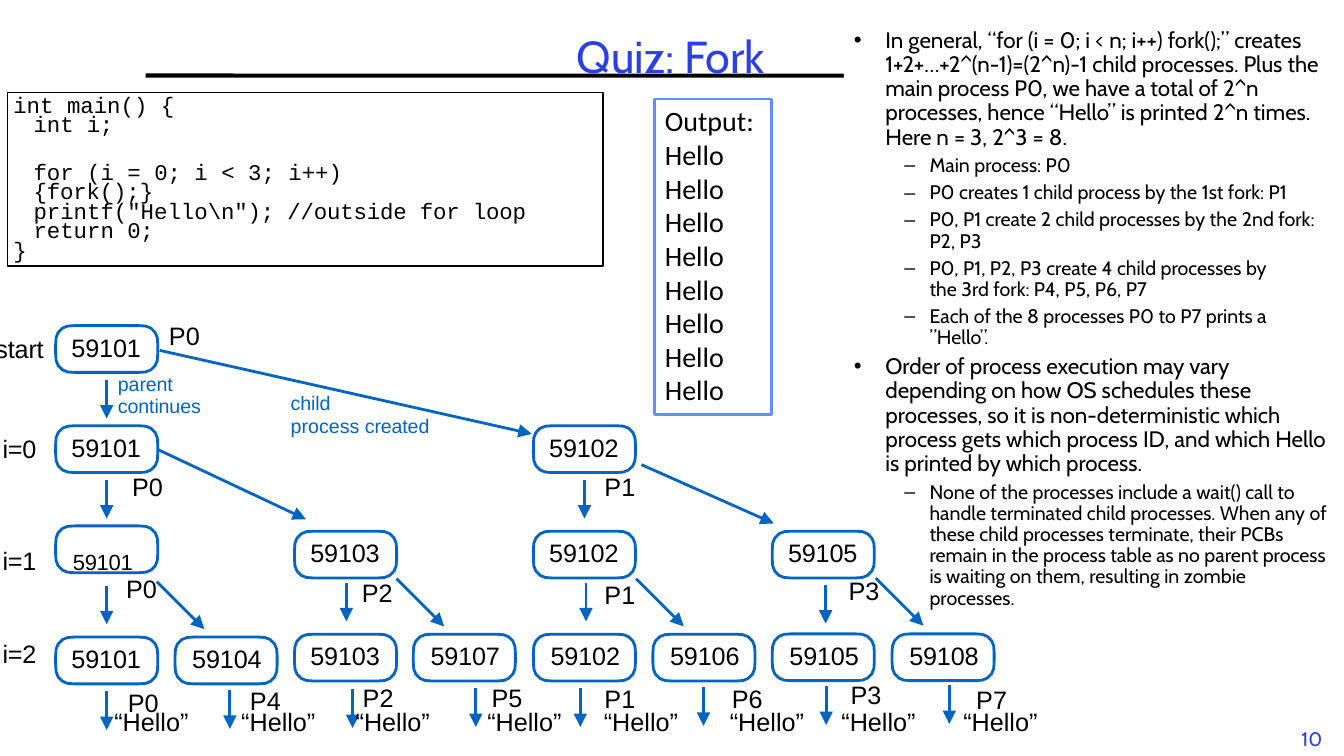
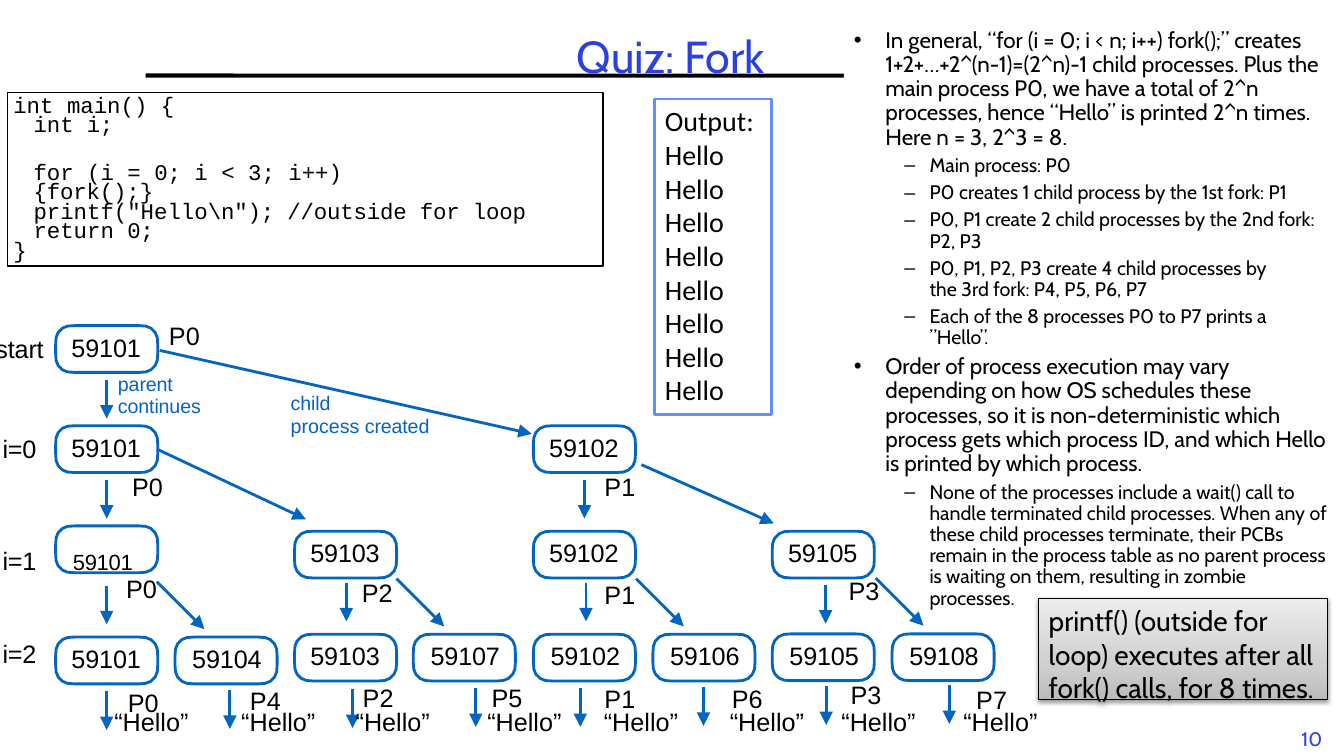
Before and after one commit to guhofstra/CSC112Fa26, a slide deck: slide 10 of PPTs/L2-Exercises ANS.pptx. Drawn at 1344x756 pixels with LibreOffice and Linux fonts; fonts in the diff are those of the drawing. Boxes give left, top, right and bottom in pixels: in the first picture for what was removed or moved away, otherwise in the second. Text is boxed around its words. In the diff, an @@ line names an element or a change of style, - is before the commit and + after.

```diff
--- a/PPTs/L2-Exercises ANS.pptx
+++ b/PPTs/L2-Exercises ANS.pptx
@@ rectangle added at (1038,599,1327,700), fill gradient #BDBDBD to #D1D1D1 to #EEEEEE, outline #000000 0.75 pt, 20 pt, text #000000 @@
+printf() (outside for loop) executes after all fork() calls, for 8 times.
```
Also in this commit, not shown: 1 other slide changed, 1 other file.
